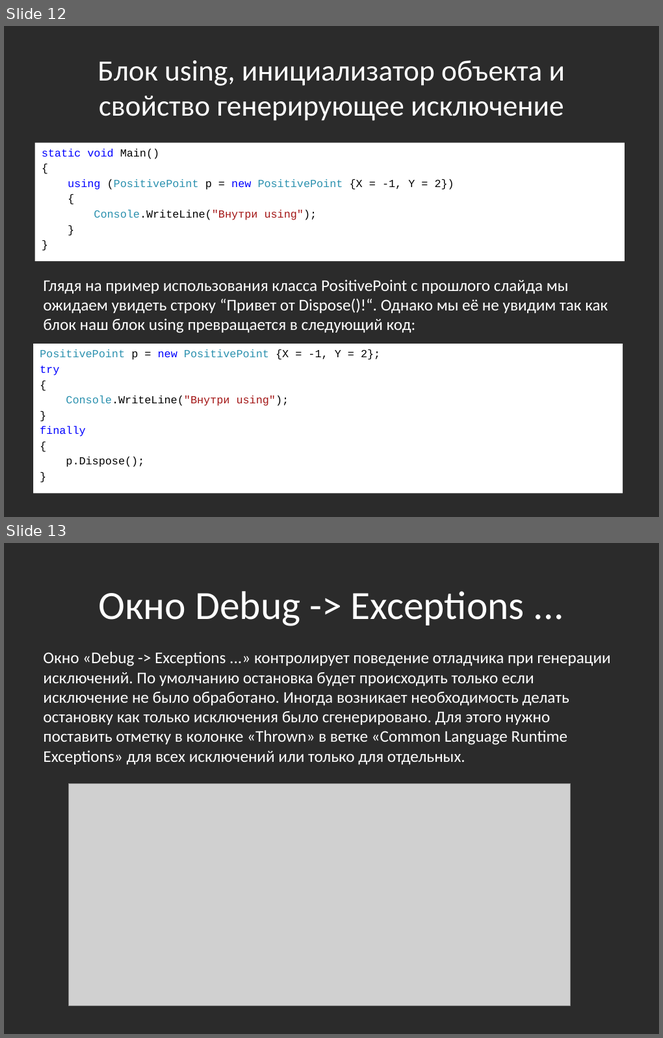
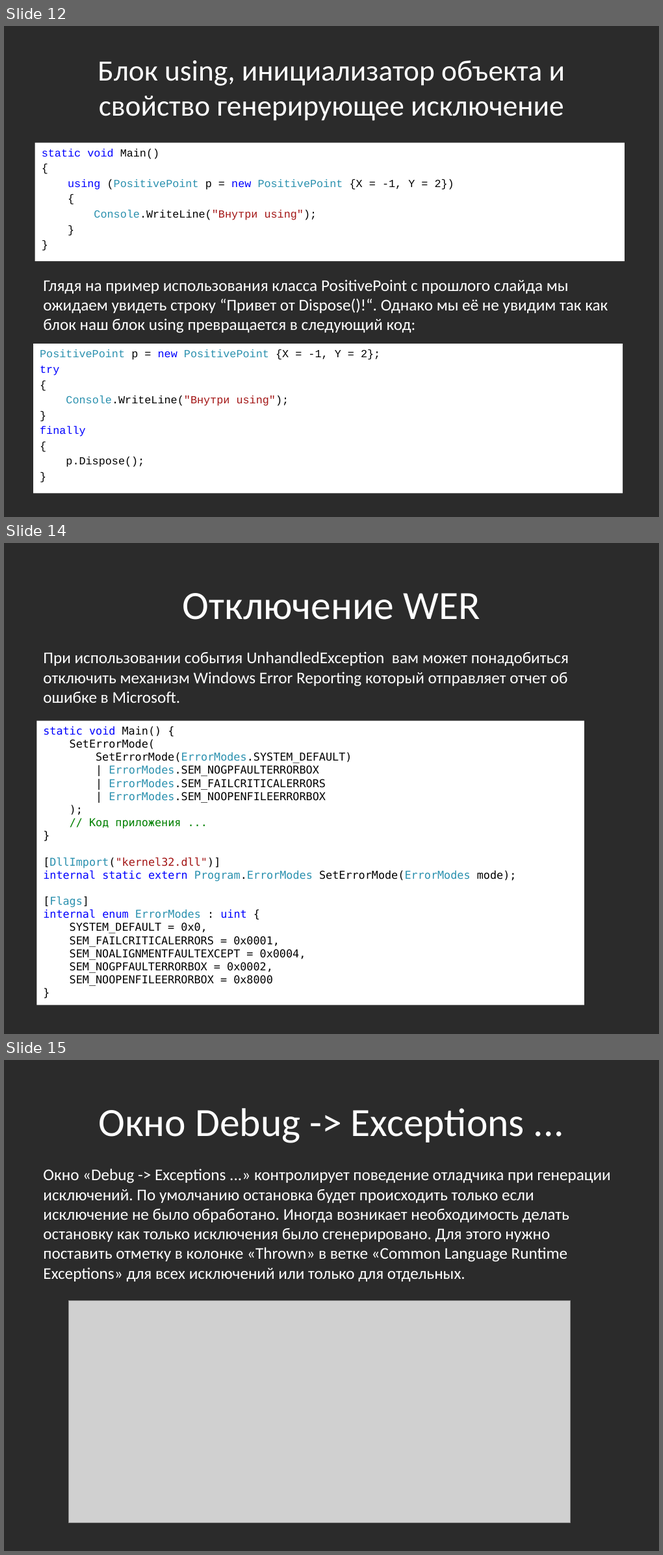
Before and after one commit to bazile/Training, a slide deck: Presentation/lesson-04-exceptions.pptx. Shown one above the other, each under a label of ours: slides 12 and 13 before the commit, slides 12, 14 and 15 after it; the slides between them are not shown. The pictures are 663x1038 and 663x1555 pixels, drawn with LibreOffice and Linux fonts; fonts in the diff are those of the drawing; grey boxes stand for pictures; background and template pictures are left out; a plain dark background stands for a picture behind light text. Boxes give left, top, right and bottom in pixels: in the first picture for what was removed or moved away, otherwise in the second. Text is boxed around its words. In the diff, an @@ line names an element or a change of style, - is before the commit and + after.

Commit message:
UnhandledException event and how to disable WER

```diff
--- a/Presentation/lesson-04-exceptions.pptx
+++ b/Presentation/lesson-04-exceptions.pptx
@@ slide 14 added at bbox=[4, 543, 659, 1034], background picture (left out) @@
@@ title added at bbox=[183, 593, 480, 620], 44 pt, text #FFFFFF @@
+Отключение WER
@@ text added at bbox=[43, 652, 569, 703], 18 pt, text #FFFFFF @@
+При использовании события UnhandledException вам может понадобиться отключить механизм Windows Error Reporting который отправляет отчет об ошибке в Microsoft.
@@ rectangle added at bbox=[36, 721, 584, 1006], fill #FFFFFF, 12 pt, text #000000 @@
+static void Main() {
+SetErrorMode(
+SetErrorMode(ErrorModes.SYSTEM_DEFAULT)
+| ErrorModes.SEM_NOGPFAULTERRORBOX
+| ErrorModes.SEM_FAILCRITICALERRORS
+| ErrorModes.SEM_NOOPENFILEERRORBOX
+);
+// Код приложения ...
+}
+[DllImport("kernel32.dll")]
+internal static extern Program.ErrorModes SetErrorMode(ErrorModes mode);
+[Flags]
+internal enum ErrorModes : uint {
+SYSTEM_DEFAULT = 0x0,
+SEM_FAILCRITICALERRORS = 0x0001,
+SEM_NOALIGNMENTFAULTEXCEPT = 0x0004,
+SEM_NOGPFAULTERRORBOX = 0x0002,
+SEM_NOOPENFILEERRORBOX = 0x8000
+}
@@ what was slide 13 is now slide 15 @@
```
Also in this commit, not shown: 1 other slide added.
